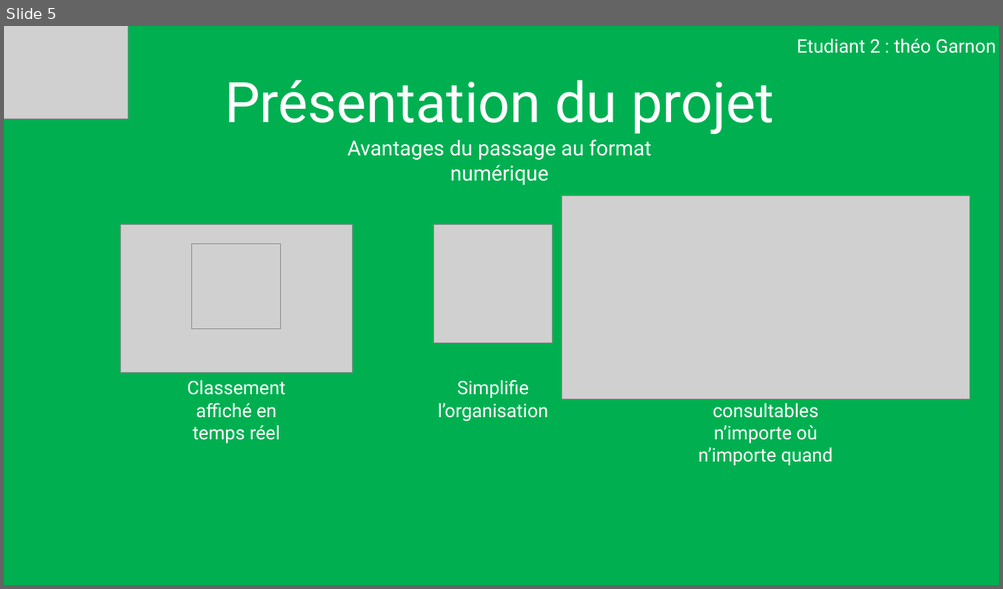
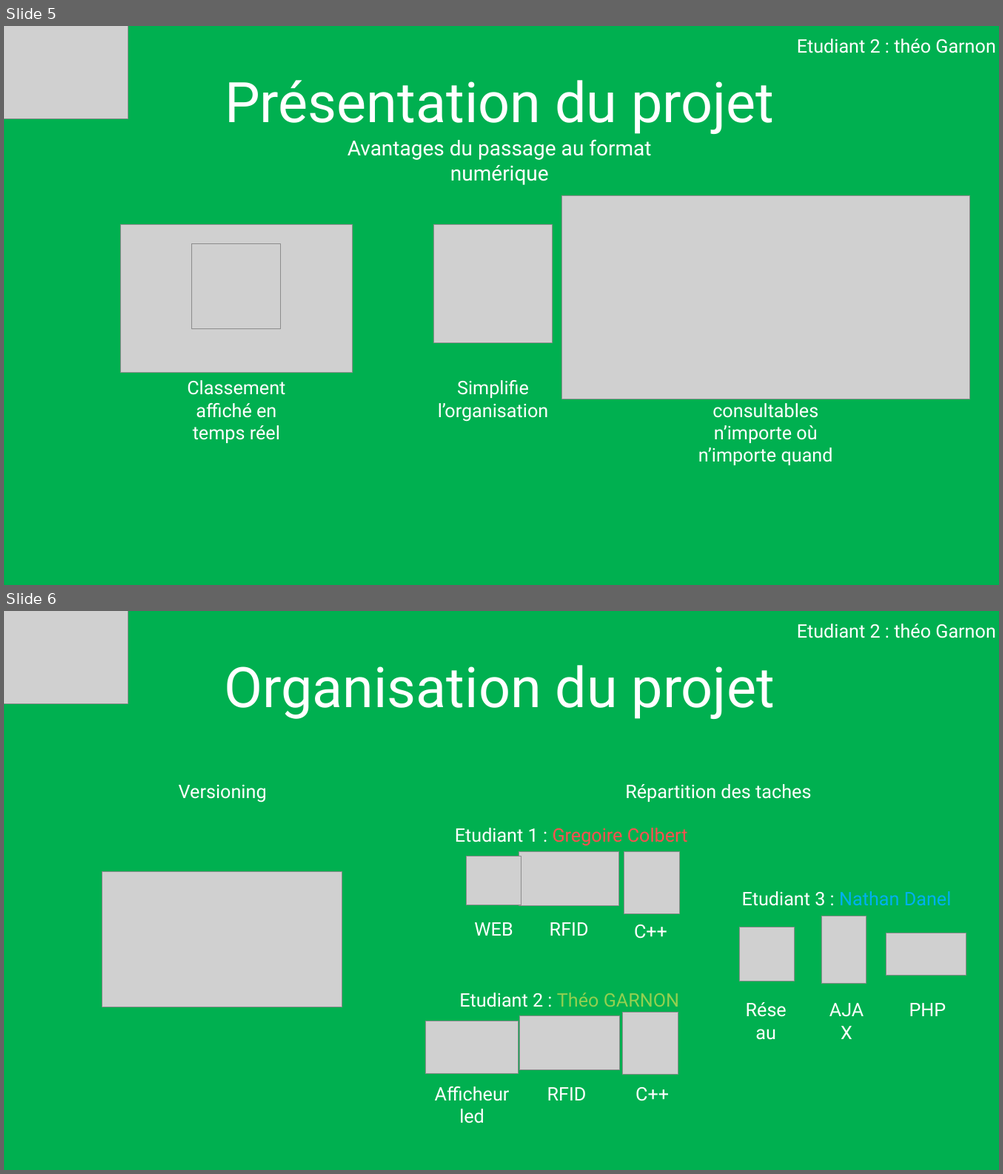
Before and after one commit to Colbert1/Projet_CrossLaPro, a slide deck: Ressources/Presentation_Projet_CrossLaPro_E2_Garnon.pptx. Shown one above the other, each under a label of ours: slide 5 before the commit, slides 5 and 6 after it. The pictures are 1003x589 and 1003x1174 pixels, drawn with LibreOffice and Linux fonts; fonts in the diff are those of the drawing; grey boxes stand for pictures. Boxes give left, top, right and bottom in pixels: in the first picture for what was removed or moved away, otherwise in the second. Text is boxed around its words. In the diff, an @@ line names an element or a change of style, - is before the commit and + after.

```diff
--- a/Ressources/Presentation_Projet_CrossLaPro_E2_Garnon.pptx
+++ b/Ressources/Presentation_Projet_CrossLaPro_E2_Garnon.pptx
@@ slide 6 added at (4, 611, 999, 1170), background #00B050 @@
@@ picture added at (4, 611, 128, 703) @@
@@ text added at (797, 624, 996, 638), 18 pt, text #FFFFFF @@
+Etudiant 2 : théo Garnon
@@ title added at (224, 665, 774, 719), 54 pt, text #FFFFFF @@
+Organisation du projet
@@ text added at (179, 785, 267, 803), 18 pt, text #FFFFFF @@
+Versioning
@@ text added at (625, 784, 811, 802), 18 pt, text #FFFFFF @@
+Répartition des taches
@@ text added at (455, 828, 688, 846), 18 pt, text #FF5050 @@
+Etudiant 1 : Gregoire Colbert
@@ picture added at (519, 851, 619, 906) @@
@@ picture added at (623, 851, 679, 914) @@
@@ picture added at (102, 872, 342, 1008) @@
@@ picture added at (466, 857, 521, 905) @@
@@ text added at (742, 891, 951, 906), 18 pt, text #00B0F0 @@
+Etudiant 3 : Nathan Danel
@@ picture added at (821, 916, 866, 984) @@
@@ text added at (474, 923, 512, 936), 18 pt, text #FFFFFF @@
+WEB
@@ text added at (549, 923, 589, 936), 18 pt, text #FFFFFF @@
+RFID
@@ text added at (634, 925, 667, 939), 18 pt, text #FFFFFF @@
+C++
@@ picture added at (740, 927, 794, 982) @@
@@ picture added at (886, 934, 967, 976) @@
@@ text added at (459, 993, 679, 1008), 18 pt, text #FFFFFF @@
+Etudiant 2 : Théo GARNON
@@ text added at (737, 995, 796, 1025), 18 pt, text #FFFFFF @@
+Réseau
@@ text added at (817, 995, 876, 1025), 18 pt, text #FFFFFF @@
+AJAX
@@ text added at (909, 1003, 946, 1017), 18 pt, text #FFFFFF @@
+PHP
@@ picture added at (426, 1022, 518, 1074) @@
@@ picture added at (520, 1016, 620, 1071) @@
@@ picture added at (623, 1012, 678, 1075) @@
@@ text added at (435, 1087, 509, 1124), 18 pt, text #FFFFFF @@
+Afficheur led
@@ text added at (547, 1088, 586, 1101), 18 pt, text #FFFFFF @@
+RFID
@@ text added at (635, 1088, 669, 1102), 18 pt, text #FFFFFF @@
+C++
```
Also in this commit, not shown: 1 slide changed, 1 other slide added, 5 other files.
